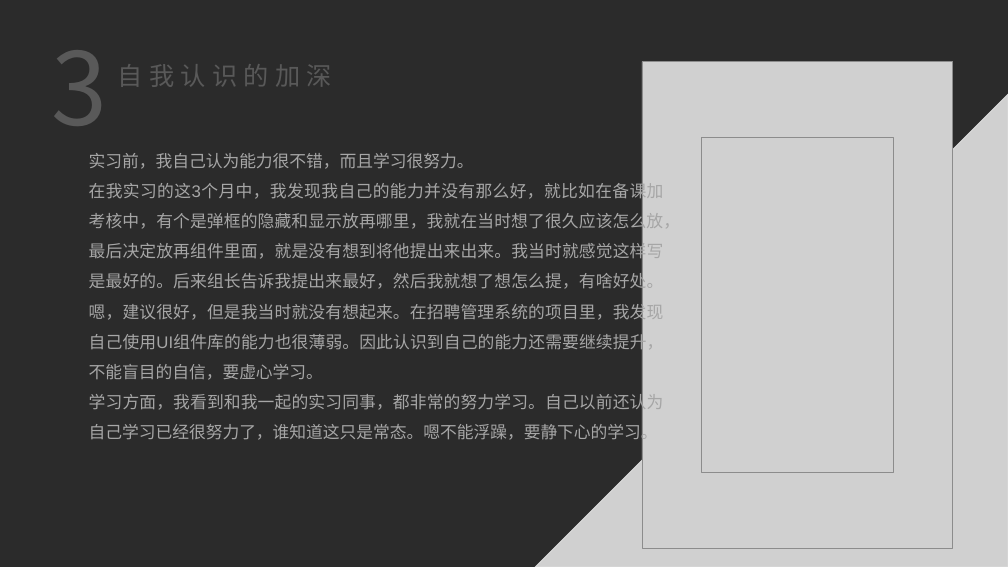
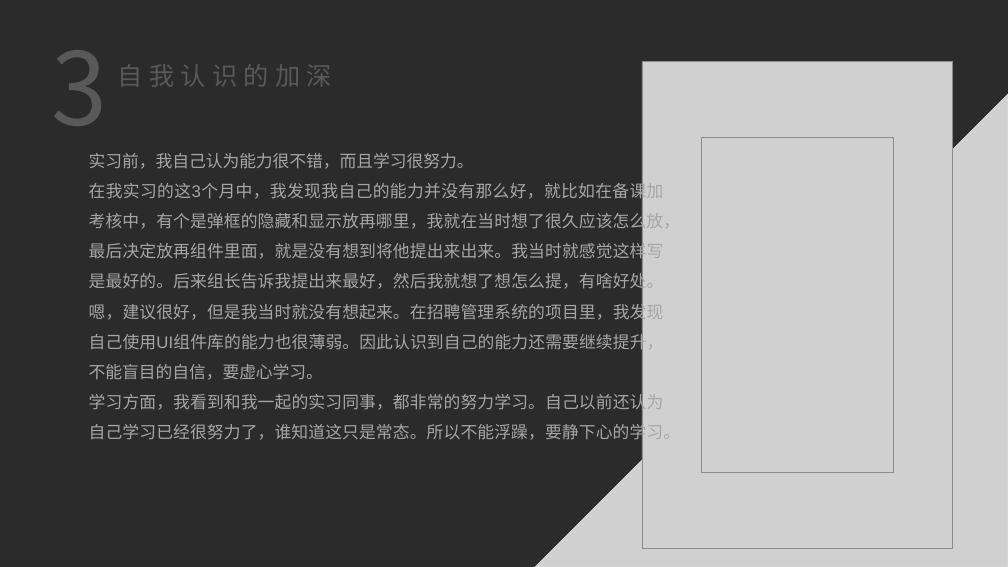
Before and after one commit to glkabc/Demos, a slide deck: slide 11 of 实习总结.pptx. Drawn at 1008x567 pixels with LibreOffice and Linux fonts; fonts in the diff are those of the drawing; grey boxes stand for pictures; background and template pictures are left out; a plain dark background stands for a picture behind light text. Boxes give left, top, right and bottom in pixels: in the first picture for what was removed or moved away, otherwise in the second. Text is boxed around its words. In the diff, an @@ line names an element or a change of style, - is before the commit and + after.

```diff
--- a/实习总结.pptx
+++ b/实习总结.pptx
@@ text at [89,391,680,443]: text changed @@
-学习方面，我看到和我一起的实习同事，都非常的努力学习。自己以前还认为自己学习已经很努力了，谁知道这只是常态。嗯不能浮躁，要静下心的学习。
+学习方面，我看到和我一起的实习同事，都非常的努力学习。自己以前还认为自己学习已经很努力了，谁知道这只是常态。所以不能浮躁，要静下心的学习。
```
